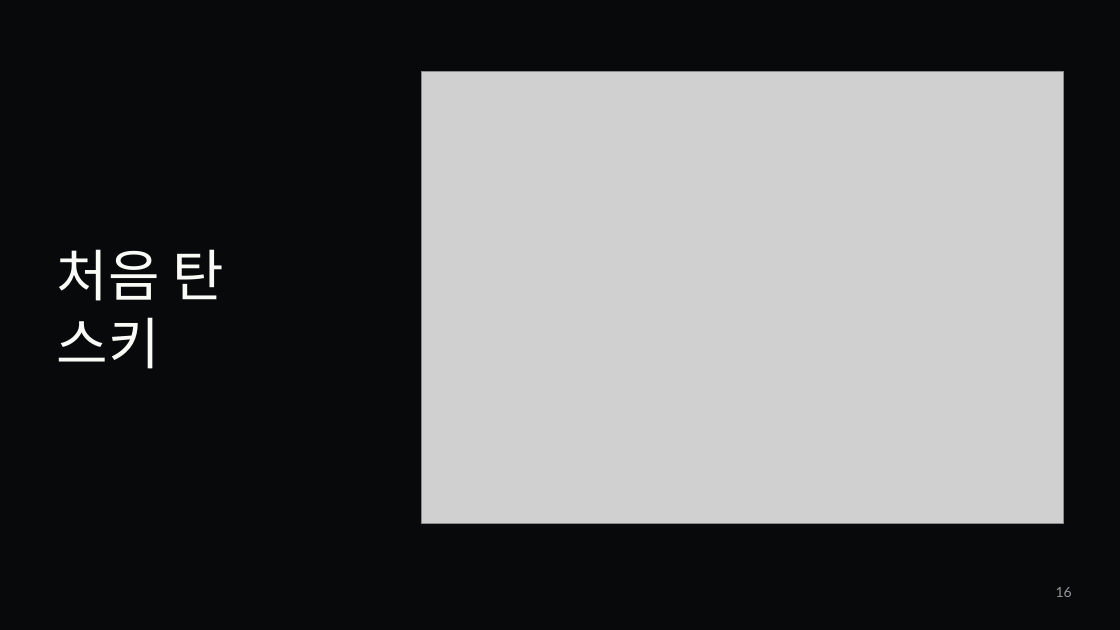
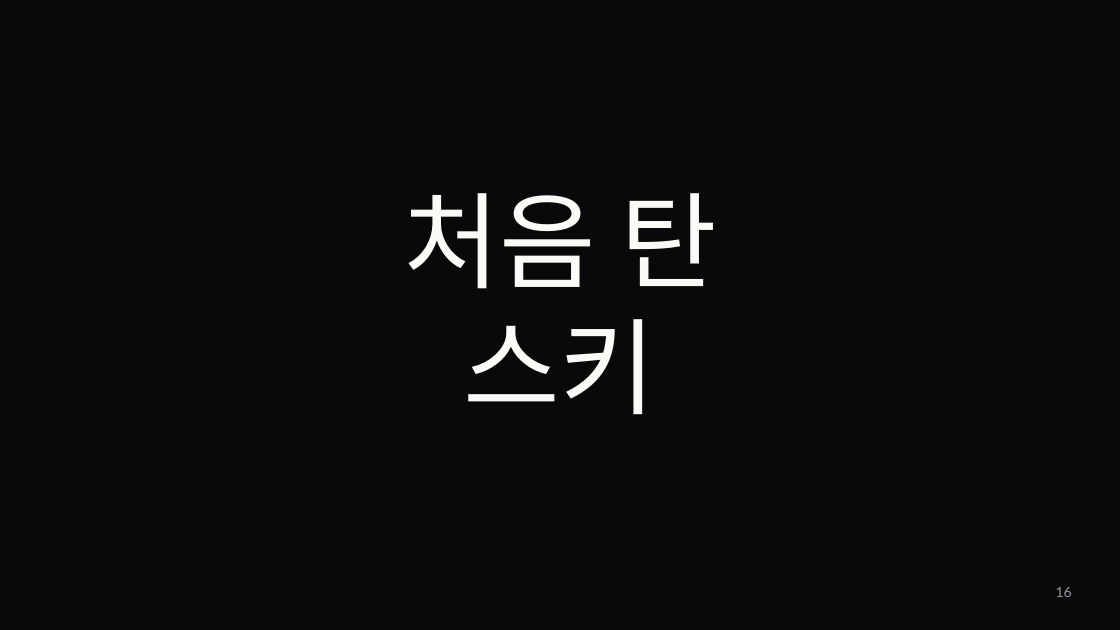
Before and after one commit to jaeyoung5178-bot/Presence, a slide deck: slide 16 of education/mentality/nozero400/NoZero-400Days.pptx. Drawn at 1120x630 pixels with LibreOffice and Linux fonts; fonts in the diff are those of the drawing; grey boxes stand for pictures. Boxes give left, top, right and bottom in pixels: in the first picture for what was removed or moved away, otherwise in the second. Text is boxed around its words. In the diff, an @@ line names an element or a change of style, - is before the commit and + after.

```diff
--- a/education/mentality/nozero400/NoZero-400Days.pptx
+++ b/education/mentality/nozero400/NoZero-400Days.pptx
@@ picture removed at [422, 72, 1064, 523] @@
@@ text "처음 탄": place and size @@
-text "처음 탄" at [57, 249, 224, 369]
+text "처음 탄" at [403, 193, 717, 415]
@@ text "처음 탄" at [403, 193, 717, 415]: size 48 to 90 pt; alignment left to centre @@
```
Also in this commit, not shown: 1 other slide changed, 37 other files.
